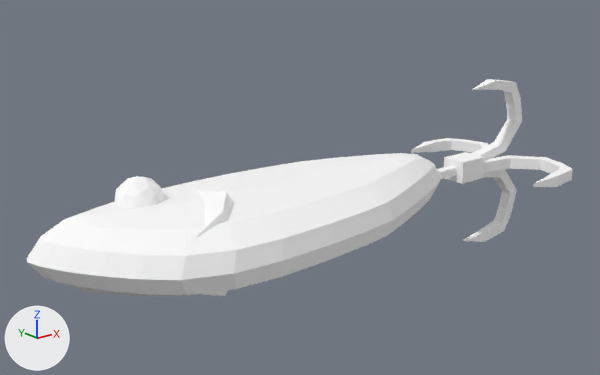
Before and after pictures for a commit that changed the glTF model frontend/assets/models3d/packs/quaternius-fbx/lure_4.glb.
Before and after are seen from a 50 mm camera at (-4.16, -12.54, 2.49) aimed at (0.54, -6.66, 0.14). Lighting does not change. The marker at lower left points along +X, +Y and +Z. The older version comes first. Where no turn or scale is listed for an object, it has been applied to the vertices.

The first picture shows 'Lure_4'.
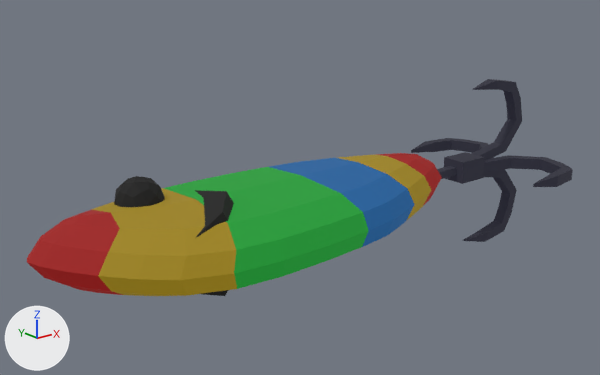
The change, as a diff of the scene's bpy script:
```diff
--- a/frontend/assets/models3d/packs/quaternius-fbx/lure_4.glb.py
+++ b/frontend/assets/models3d/packs/quaternius-fbx/lure_4.glb.py
@@ mat_material_0 @@
 mat_material_0 = principled_material('Material_0')
-mat_material_0.base_color = (1.0, 1.0, 1.0)  # white #ffffff
+mat_material_0.base_color = (0.169, 0.114, 0.00308)  # brown #725f0a
 mat_material_0.roughness = 0.85
+mat_material_0.emission_strength = 1.0
+mat_material_0.emission_color = (0.169, 0.114, 0.00308)  # brown #725f0a
@@ mat_material_1 @@
 mat_material_1 = principled_material('Material_1')
-mat_material_1.base_color = (1.0, 1.0, 1.0)  # white #ffffff
+mat_material_1.base_color = (0.00513, 0.169, 0.0171)  # dark green #107223
 mat_material_1.roughness = 0.85
+mat_material_1.emission_strength = 1.0
+mat_material_1.emission_color = (0.00513, 0.169, 0.0171)  # dark green #107223
@@ mat_material_2 @@
 mat_material_2 = principled_material('Material_2')
-mat_material_2.base_color = (1.0, 1.0, 1.0)  # white #ffffff
+mat_material_2.base_color = (0.169, 0.00372, 0.00317)  # dark red #720c0a
 mat_material_2.roughness = 0.85
+mat_material_2.emission_strength = 1.0
+mat_material_2.emission_color = (0.169, 0.00372, 0.00317)  # dark red #720c0a
@@ mat_material_3 @@
 mat_material_3 = principled_material('Material_3')
-mat_material_3.base_color = (1.0, 1.0, 1.0)  # white #ffffff
+mat_material_3.base_color = (0.00452, 0.0584, 0.169)  # dark blue #0e4472
 mat_material_3.roughness = 0.85
+mat_material_3.emission_strength = 1.0
+mat_material_3.emission_color = (0.00452, 0.0584, 0.169)  # dark blue #0e4472
@@ mat_material_4 @@
 mat_material_4 = principled_material('Material_4')
-mat_material_4.base_color = (1.0, 1.0, 1.0)  # white #ffffff
+mat_material_4.base_color = (0.0111, 0.0112, 0.0201)  # black #1b1b27
 mat_material_4.roughness = 0.85
+mat_material_4.emission_strength = 1.0
+mat_material_4.emission_color = (0.0111, 0.0112, 0.0201)  # black #1b1b27
@@ mat_material_5 @@
 mat_material_5 = principled_material('Material_5')
-mat_material_5.base_color = (1.0, 1.0, 1.0)  # white #ffffff
+mat_material_5.base_color = (0.00256, 0.00256, 0.00256)  # black #080808
 mat_material_5.roughness = 0.85
```

Boxes [x1, y1, x2, y2] around the edits, measured in the pictures (600 x 375 px):
'Lure_4', recoloured, surface changed (darker): [27, 79, 573, 296] in both
